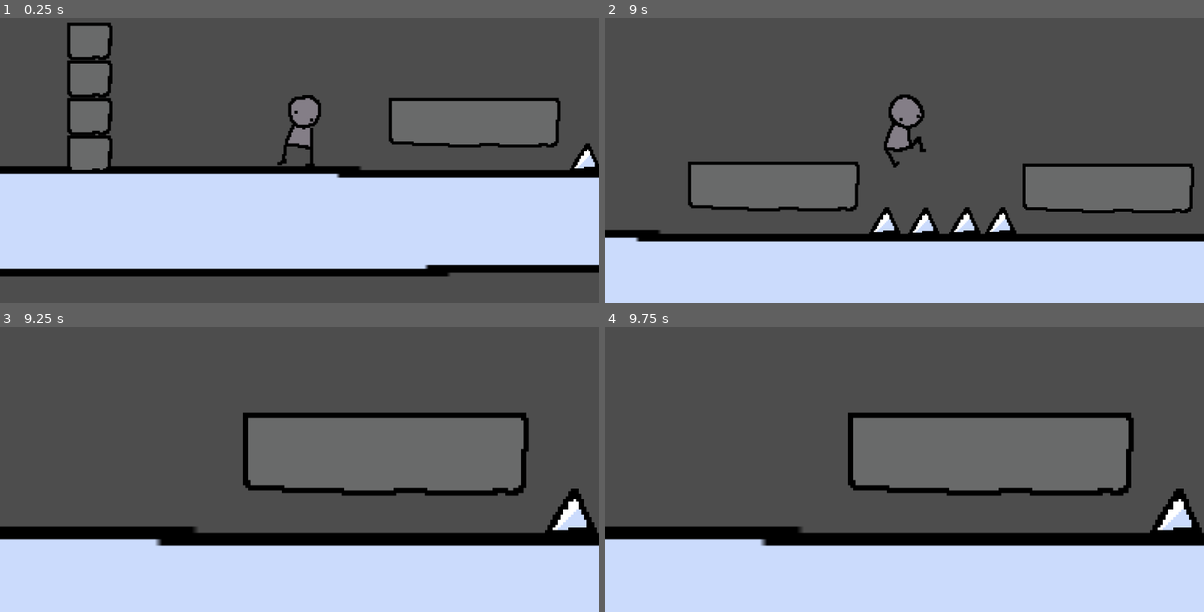
Above: before the commit, frames 1-4 (two rows, left to right).
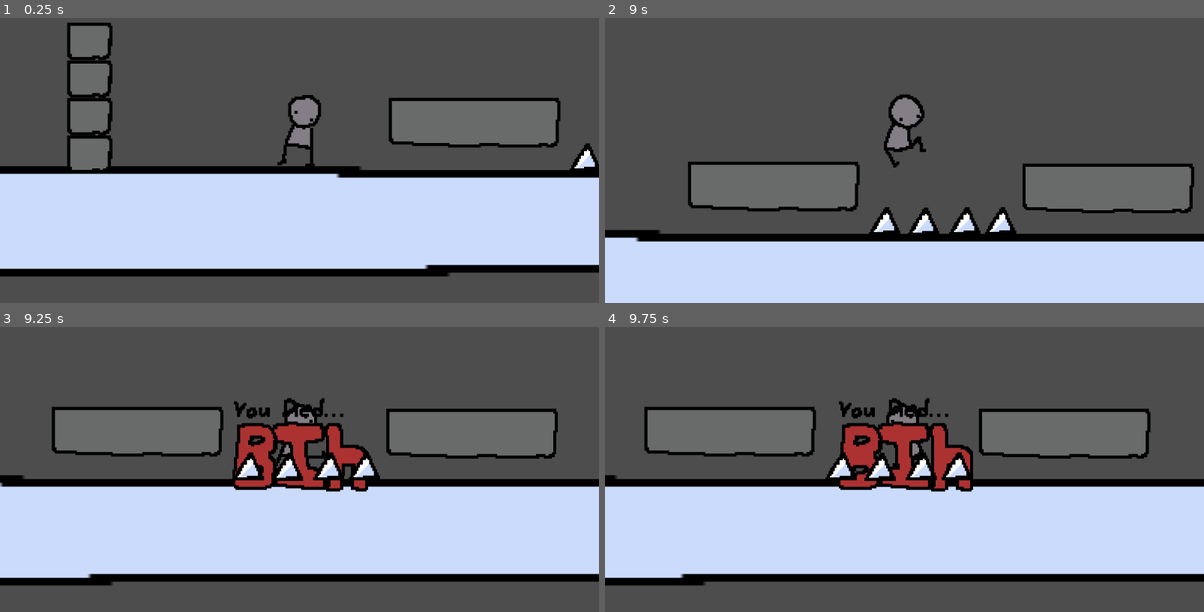
Above: after the commit, the same moments.

Repository: Helia8/platform
Game: Godot game, scene res://scenes/Level/Level1.tscn
Same seed, same stepped clock (60 frames per second), same inputs: the game is played once before the commit and once after it.
Inputs:
- Up to frame 1 (0.25 s): no input
- Up to frame 2 (9 s): tap Enter (ui_accept) at 0.5, 0.77, 1.52, 3.02, 3.77, 4.52, 6.02, 6.77, 7.52 s; hold Right (ui_right) 0.53-2.03 s; hold Left (ui_left) 2.03-2.78 s; hold Right (ui_right) 2.78-4.28 s; hold Left (ui_left) 4.28-5.03 s; hold Right (ui_right) 5.03-5.78 s; hold Left (ui_left) 5.78-7.28 s; hold Right (ui_right) from 7.28 s (still down)
- Up to frame 3 (9.25 s): keep holding Right (ui_right); tap Enter (ui_accept) at 9.02 s
- Up to frame 4 (9.75 s): release Right (ui_right) at 9.53 s; hold Left (ui_left) from 9.53 s (still down)

Frames 1-2 are identical in both runs. In frame 3, 51% of the frame differs, in the area x 0-100%, y 24-100%; in frame 4, 50%.

Commit message:
feat: death screen

Diff:
--- /dev/null
+++ b/scenes/DeathScreen.tscn
@@ -0,0 +1,25 @@
+[gd_scene format=3 uid="uid://dr43vh3jagpvv"]
+
+[ext_resource type="Script" uid="uid://c1qd0sigwmt3b" path="res://src/death_screen.gd" id="1_0r1s6"]
+[ext_resource type="Texture2D" uid="uid://dlqcx3karsdd8" path="res://assets/anims/ui/death_screen1.png" id="1_5034k"]
+[ext_resource type="Texture2D" uid="uid://ck4oty47u8ug4" path="res://assets/anims/ui/death_screen2.png" id="2_0r1s6"]
+
+[sub_resource type="SpriteFrames" id="SpriteFrames_rg777"]
+animations = [{
+"frames": [{
+"duration": 1.0,
+"texture": ExtResource("1_5034k")
+}, {
+"duration": 1.0,
+"texture": ExtResource("2_0r1s6")
+}],
+"loop": true,
+"name": &"default",
+"speed": 5.0
+}]
+
+[node name="DeathScreen" type="Node2D" unique_id=2039767255]
+script = ExtResource("1_0r1s6")
+
+[node name="DeathScreenAnimation" type="AnimatedSprite2D" parent="." unique_id=935090577]
+sprite_frames = SubResource("SpriteFrames_rg777")
--- a/scenes/Player.tscn
+++ b/scenes/Player.tscn
@@ -14,6 +14,7 @@
 [ext_resource type="Texture2D" uid="uid://5pbkjcdh8vdx" path="res://assets/anims/player/playerjump_falling2.png" id="8_p7iby"]
 [ext_resource type="Texture2D" uid="uid://li8cutfujf67" path="res://assets/anims/player/playerjump_rising1.png" id="9_0rnld"]
 [ext_resource type="Texture2D" uid="uid://1v6emqtjvyr2" path="res://assets/anims/player/playerjump_rising2.png" id="10_srp4u"]
+[ext_resource type="PackedScene" uid="uid://dr43vh3jagpvv" path="res://scenes/DeathScreen.tscn" id="15_0rnld"]
 
 [sub_resource type="RectangleShape2D" id="RectangleShape2D_5q5h1"]
 size = Vector2(110.5, 215)
@@ -102,3 +103,6 @@
 position = Vector2(-1, -13)
 sprite_frames = SubResource("SpriteFrames_khinc")
 animation = &"walk"
+
+[node name="DeathScreen" parent="." unique_id=2039767255 instance=ExtResource("15_0rnld")]
+visible = false
--- a/scenes/WinFlag.tscn
+++ b/scenes/WinFlag.tscn
@@ -38,6 +38,7 @@
 position = Vector2(-44, 92)
 sprite_frames = SubResource("SpriteFrames_k30lu")
 animation = &"idle"
+autoplay = "idle"
 frame_progress = 0.64776325
 
 [connection signal="body_entered" from="WinArea" to="." method="_on_area_2d_body_entered"]
--- a/scenes/WinScreen.tscn
+++ b/scenes/WinScreen.tscn
@@ -1,13 +1,13 @@
 [gd_scene format=3 uid="uid://cmf6182yksis4"]
 
 [ext_resource type="Script" uid="uid://dhcrheaex0d1o" path="res://src/win_screen.gd" id="1_8cwvy"]
-[ext_resource type="Texture2D" uid="uid://ucfanscbkhwo" path="res://assets/anims/win_screen/win_screen1.png" id="1_tad7g"]
-[ext_resource type="Texture2D" uid="uid://d8m34fsc54hn" path="res://assets/anims/win_screen/win_screen2.png" id="2_8cwvy"]
-[ext_resource type="Texture2D" uid="uid://qytx1m61ujft" path="res://assets/anims/win_screen/win_screen3.png" id="3_fpwgu"]
-[ext_resource type="Texture2D" uid="uid://btq64gc4cm00d" path="res://assets/anims/win_screen/win_screen4.png" id="4_g81hb"]
-[ext_resource type="Texture2D" uid="uid://c3rn1pqn7dnkj" path="res://assets/anims/win_screen/win_screen5.png" id="5_ava1o"]
-[ext_resource type="Texture2D" uid="uid://dul8e5gix4q51" path="res://assets/anims/win_screen/win_screen6.png" id="6_eog5u"]
-[ext_resource type="Texture2D" uid="uid://b3vfi03c5oqp4" path="res://assets/anims/win_screen/win_screen7.png" id="7_s06e1"]
+[ext_resource type="Texture2D" uid="uid://ucfanscbkhwo" path="res://assets/anims/ui/win_screen1.png" id="1_tad7g"]
+[ext_resource type="Texture2D" uid="uid://d8m34fsc54hn" path="res://assets/anims/ui/win_screen2.png" id="2_8cwvy"]
+[ext_resource type="Texture2D" uid="uid://qytx1m61ujft" path="res://assets/anims/ui/win_screen3.png" id="3_fpwgu"]
+[ext_resource type="Texture2D" uid="uid://btq64gc4cm00d" path="res://assets/anims/ui/win_screen4.png" id="4_g81hb"]
+[ext_resource type="Texture2D" uid="uid://c3rn1pqn7dnkj" path="res://assets/anims/ui/win_screen5.png" id="5_ava1o"]
+[ext_resource type="Texture2D" uid="uid://dul8e5gix4q51" path="res://assets/anims/ui/win_screen6.png" id="6_eog5u"]
+[ext_resource type="Texture2D" uid="uid://b3vfi03c5oqp4" path="res://assets/anims/ui/win_screen7.png" id="7_s06e1"]
 
 [sub_resource type="SpriteFrames" id="SpriteFrames_s66xi"]
 animations = [{
@@ -42,7 +42,6 @@
 script = ExtResource("1_8cwvy")
 
 [node name="WinScreenAnimation" type="AnimatedSprite2D" parent="." unique_id=1300388141]
-visible = false
 sprite_frames = SubResource("SpriteFrames_s66xi")
 frame = 2
 frame_progress = 0.7013318
--- /dev/null
+++ b/src/death_screen.gd
@@ -0,0 +1,5 @@
+extends Node2D
+@onready var anim: AnimatedSprite2D = $DeathScreenAnimation
+func start():
+	anim.visible = true
+	anim.play()
--- a/src/player.gd
+++ b/src/player.gd
@@ -4,6 +4,7 @@
 const JUMP_VELOCITY = -700.0
 @export var hp: int = 1
 @onready var winScreen: Node2D = $WinScreen
+@onready var deathScreen: Node2D = $DeathScreen
 @onready var anim: AnimatedSprite2D = $PlayerAnim
 @onready var playerSprite: Sprite2D = $Player
 func _physics_process(delta: float) -> void:
@@ -38,11 +39,16 @@
 
 func _process(delta: float) -> void:
 	if hp <= 0:
+		return
 		queue_free()
 
 func hit() -> void:
 	hp -= 1
 	print("Player hit!")
+	if (hp <= 0):
+		deathScreen.visible = true
+		deathScreen.start()
+
 
 func win() -> void:
 	winScreen.visible = true
Not shown, added: src/death_screen.gd.uid
